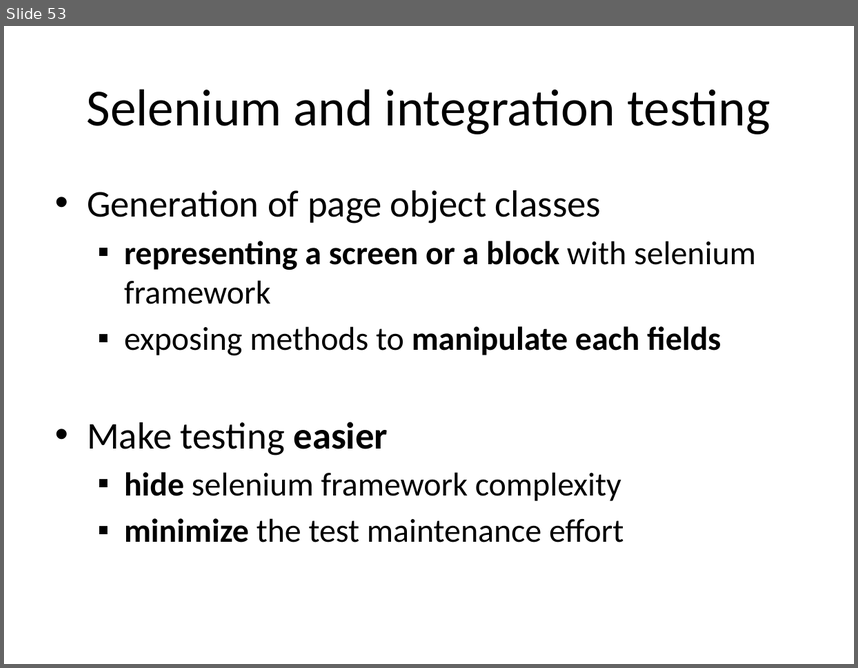
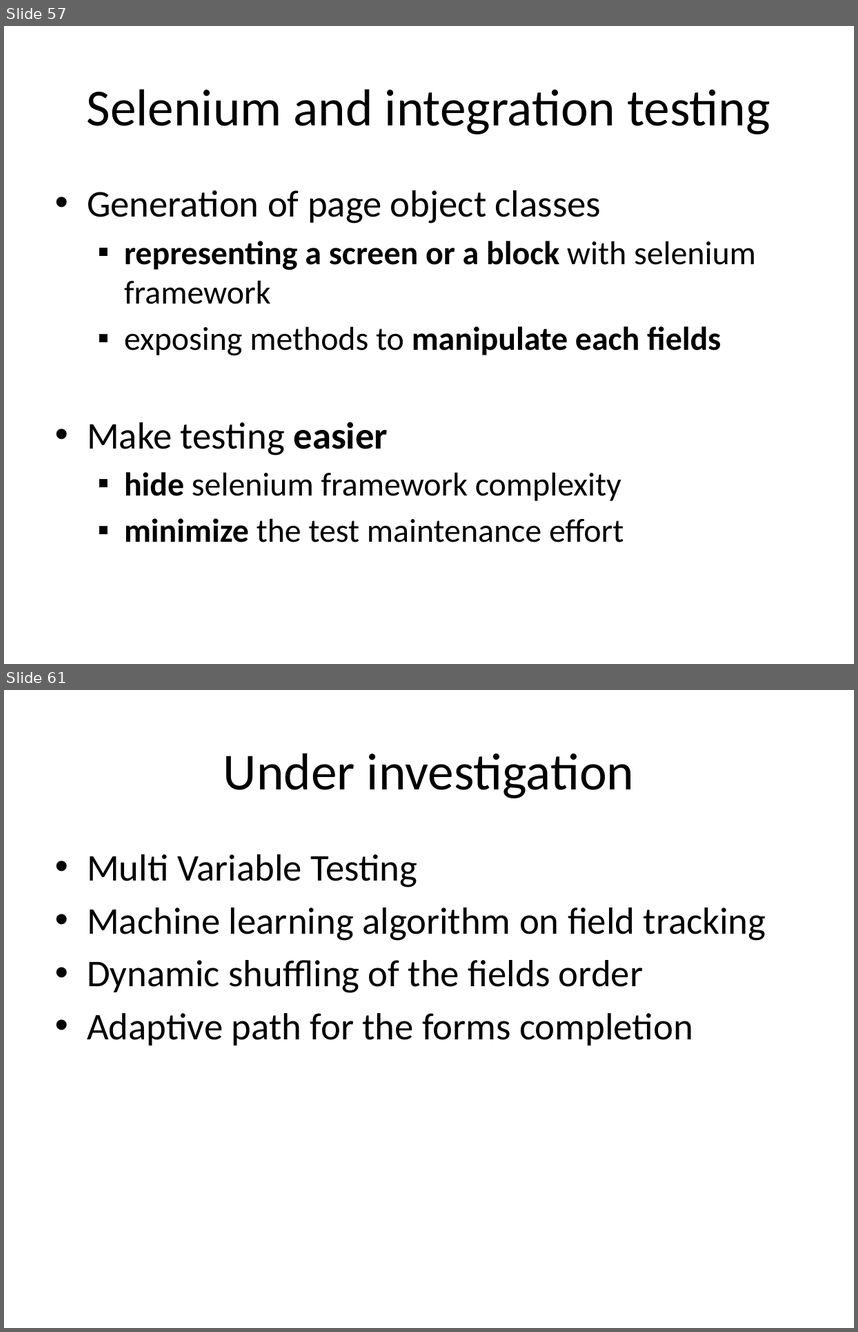
Before and after one commit to lesfurets/mdl4ui, a slide deck: mdl4ui-docs/mdl4ui_cg2013.pptx. Shown one above the other, each under a label of ours: slide 53 before the commit, slides 57 and 61 after it; the slides between them are not shown. The pictures are 858x668 and 858x1332 pixels, drawn with LibreOffice and Linux fonts; fonts in the diff are those of the drawing. Boxes give left, top, right and bottom in pixels: in the first picture for what was removed or moved away, otherwise in the second. Text is boxed around its words. In the diff, an @@ line names an element or a change of style, - is before the commit and + after.

```diff
--- a/mdl4ui-docs/mdl4ui_cg2013.pptx
+++ b/mdl4ui-docs/mdl4ui_cg2013.pptx
@@ slide 61 added at (x1=4, y1=690, x2=854, y2=1328), background #FFFFFF @@
@@ title added at (x1=223, y1=753, x2=635, y2=798), 44 pt, text #000000 @@
+Under investigation
@@ text added at (x1=87, y1=854, x2=766, y2=1045), 32 pt, text #000000 @@
+• Multi Variable Testing
+• Machine learning algorithm on field tracking
+• Dynamic shuffling of the fields order
+• Adaptive path for the forms completion
@@ what was slide 53 is now slide 57 @@
```
Also in this commit, not shown: 15 slides changed, 6 other slides added, 1 slide removed.
